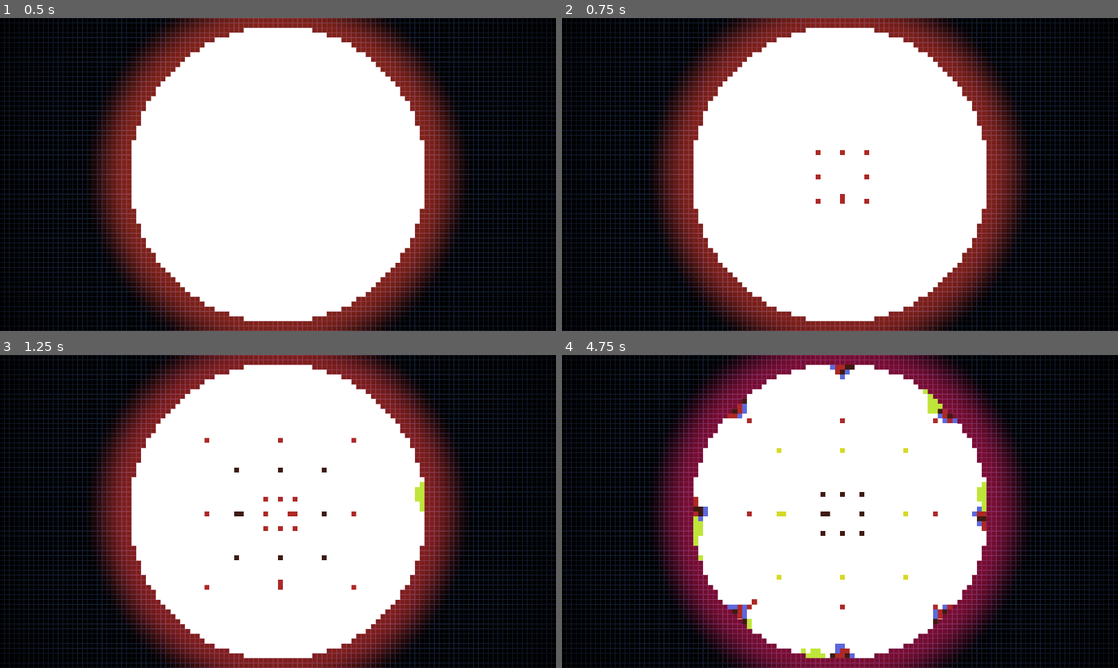
Above: before the commit, frames 1-4 (two rows, left to right).
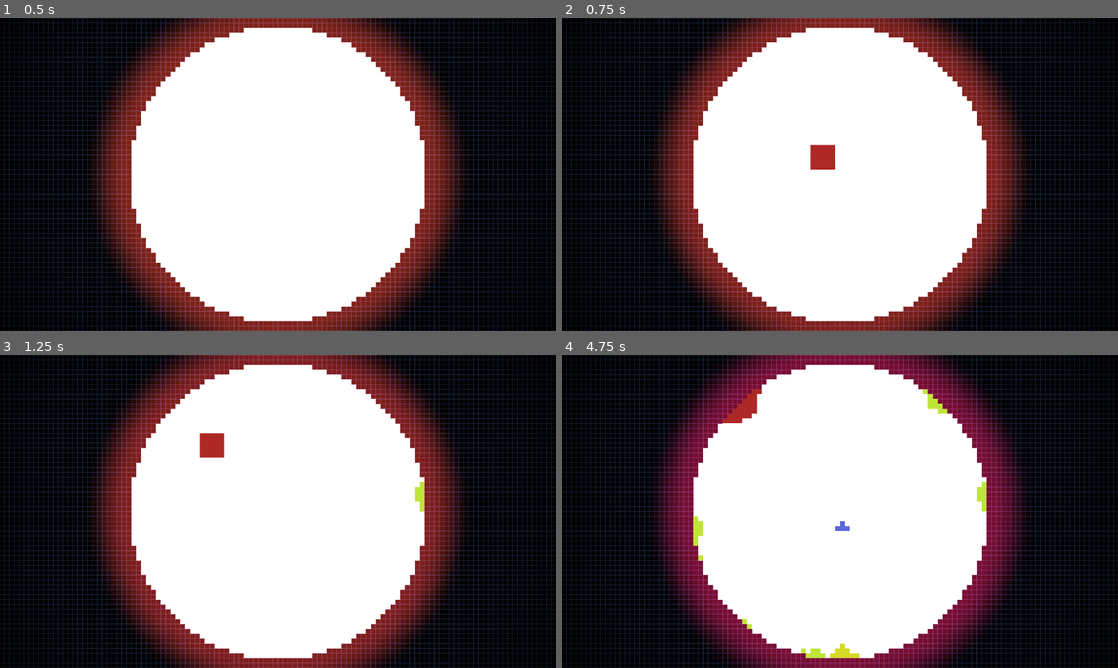
Above: after the commit, the same moments.

Repository: Masupell/sand_tetris_round
Game: Godot game, scene res://scenes/World.tscn
Two runs of this game, one before a commit and one after it. Both use one fixed random seed, a clock stepped at 60 frames per second and the inputs below. The project has no main scene, so this scene is started directly.
Inputs (mouse positions are in pixels of both pictures, inside the frame that each line leads up to):
- Up to frame 1 (0.5 s): no input
- Up to frame 2 (0.75 s): tap Enter (ui_accept) at 0.5 s; move the mouse to (962, 158) at 0.52 s; hold Right (clockwise, bound only after the commit) from 0.53 s (still down); click (962, 158) at 0.67 s
- Up to frame 3 (1.25 s): keep holding Right (clockwise, bound only after the commit); tap Enter (ui_accept) at 0.77, 1.07 s; tap Left (counter_clockwise, bound only after the commit) at 0.8 s
- Up to frame 4 (4.75 s): move the mouse to (728, 527) at 1.27 s; release Right (clockwise, bound only after the commit) at 1.28 s; tap Left (counter_clockwise, bound only after the commit) at 1.35, 3.05 s; click (728, 527) at 1.42 s; tap Enter (ui_accept) at 1.52, 1.55, 1.82, 2.1, 3.02, 3.32, 3.77, 3.8, 4.07, 4.52 s; move the mouse to (895, 442) at 2.02 s; hold Right (clockwise, bound only after the commit) 2.03-2.78 s; click (895, 442) at 2.17 s; move the mouse to (812, 574) at 2.77 s; tap Right (clockwise, bound only after the commit) at 2.85, 4.35 s; click (812, 574) at 2.92 s; move the mouse to (1006, 558) at 3.52 s; hold Left (counter_clockwise, bound only after the commit) 3.53-4.28 s; click (1006, 558) at 3.67 s; move the mouse to (673, 464) at 4.27 s; click (673, 464) at 4.42 s

Frame 1 is identical in both runs. In frame 2, 0.5% of the frame differs, in the area x 44-56%, y 40-60%; in frame 3, 0.7%; in frame 4, 1.7%, in the area x 23-77%, y 3-97%.

Commit message:
Tetris-blocks

Diff:
--- a/Code/grid.gd
+++ b/Code/grid.gd
@@ -21,6 +21,27 @@
 var circle_check_timer: float = 0.0
 var interval: float = 0.05
 var circle_time: float = 0.25
+
+
+var tetris_pieces: Array = []
+var anchor: Vector2i
+var piece_active: bool = false
+var tetris_color: Color
+
+#enum SHAPES {STRAIGHT, SQUARE, LSHAPE, TSHAPE, DIAGONAL}
+var TETRIS_SHAPES = { # A lot of manual values, but works for now and need 0,0 as rotation and anchor point
+	straight = [Vector2i(-2,0), Vector2i(-1,0), Vector2i(0,0), Vector2i(1,0), Vector2i(2, 0)],
+	square = [
+			Vector2i(-2,-2), Vector2i(-1,-2), Vector2i(0,-2), Vector2i(1,-2), Vector2i(2,-2),
+			Vector2i(-2,-1), Vector2i(-1,-1), Vector2i(0,-1), Vector2i(1,-1), Vector2i(2,-1),
+			Vector2i(-2,0), Vector2i(-1,0), Vector2i(0,0), Vector2i(1,0), Vector2i(2,0),
+			Vector2i(-2,1), Vector2i(-1,1), Vector2i(0,1), Vector2i(1,1), Vector2i(2,1),
+			Vector2i(-2,2), Vector2i(-1,2), Vector2i(0,2), Vector2i(1,2), Vector2i(2,2)],
+	l_shape =  [Vector2i(0,-2), Vector2i(0,-1), Vector2i(0,0), Vector2i(1,0), Vector2i(2,0)],
+	t_shape =  [Vector2i(-1,0), Vector2i(0,0), Vector2i(1,0), Vector2i(0,-1)],
+	diagonal =  [Vector2i(-2,-2), Vector2i(-1,-1), Vector2i(0,0), Vector2i(1,1), Vector2i(2,2)]
+}
+
 
 enum ColorChoice {GREEN, BLUE, RED, BROWN, YELLOW} # Maybe for later, probably gonna remove it
 var colors = [
@@ -31,7 +52,7 @@
 	Color(0.839, 0.851, 0.145, 1.0)
 ]
 
-enum CellType { EMPTY, SAND, WATER, WALL, BARRIER}
+enum CellType { EMPTY, SAND, TETRIS, WATER, WALL, BARRIER}
 
 class Cell:
 	var type: int = CellType.EMPTY
@@ -64,6 +85,8 @@
 	circle_check_timer += delta
 	if time_passed >= interval:
 		update_sand()
+		if piece_active:
+			move_down()
 		time_passed = 0.0
 	if circle_check_timer >= circle_time:
 		check_full_circle()
@@ -102,7 +125,7 @@
 			#draw_rect(outer_rect, Color(1.0, 1.0, 1.0, 0.5))
 			#draw_rect(inner_rect, Color(1.0, 0.0, 0.0, 0.5))
 			match box.type:
-				CellType.SAND: # Only Sand for now, but still match, so I just have to add water, etc later
+				CellType.SAND, CellType.TETRIS: # Only Sand for now, but still match, so I just have to add water, etc later
 					@warning_ignore("integer_division")
 					var gap_x = (1280-width*size)/2
 					@warning_ignore("integer_division")
@@ -142,7 +165,14 @@
 								sand_cells.append(idx)
 								sand_map[idx] = sand_cells.size()-1
 	if event.is_action_released("ui_accept"):
-		spawn_sand()
+		#spawn_sand()
+		spawn_tetris()
+
+	if piece_active:
+		if event.is_action_pressed("clockwise"):
+			move_tetris(PI/height)
+		elif event.is_action_pressed("counter_clockwise"):
+			move_tetris(-PI/height)
 
 func spawn_sand(): #Spawns a single sand-block in the center
 	var color = colors.pick_random()
@@ -333,3 +363,64 @@
 
 	sand_cells.pop_back()
 	sand_map.erase(idx)
+
+
+
+func spawn_tetris():
+	if piece_active:
+		return
+	tetris_pieces.clear()
+
+	var shapes = TETRIS_SHAPES.values()
+	var random_shape = shapes[randi()%shapes.size()]
+	tetris_pieces = random_shape.duplicate()
+
+	anchor = center
+	tetris_color = colors.pick_random()
+
+	for i in tetris_pieces.size():
+		tetris_pieces[i] += anchor
+		var idx = tetris_pieces[i].y * width + tetris_pieces[i].x
+		grid[idx].type = CellType.TETRIS
+		grid[idx].color = tetris_color
+	piece_active = true
+
+
+func move_tetris(angle: float):
+	pass
+
+func move_down():
+	var dir = (Vector2(anchor) - center).normalized()
+	if anchor == Vector2i(center):
+		var angle = randf_range(0, TAU)
+		dir = Vector2(cos(angle), sin(angle))
+	var offset = Vector2i(dir.round())
+	var new_positions = []
+	for pos in tetris_pieces:
+		new_positions.append(pos+offset)
+	for pos in new_positions:
+		var idx = pos.y * width + pos.x
+		if grid[idx].type != CellType.EMPTY and grid[idx].type != CellType.TETRIS:
+			to_sand()
+			return
+	for pos in tetris_pieces:
+		var idx = pos.y * width + pos.x
+		grid[idx].type = CellType.EMPTY
+	tetris_pieces = new_positions
+	for pos in tetris_pieces:
+		var idx = pos.y * width + pos.x
+		grid[idx].type = CellType.TETRIS
+		grid[idx].color = tetris_color
+	anchor += offset
+
+
+func to_sand():
+	for pos in tetris_pieces:
+		var idx = pos.y * width + pos.x
+		grid[idx].type = CellType.SAND
+		sand_cells.append(idx)
+		sand_map[idx] = sand_cells.size()-1
+	tetris_pieces.clear()
+	piece_active = false
+
+var test = {one = 0, hello = 23}
--- a/Code/world.gd
+++ b/Code/world.gd
@@ -4,7 +4,7 @@
 @export var pixels = 64
 
 func _ready() -> void:
-	print("First")
+	randomize()
 	$Grid.height = pixels
 	$Grid.width = pixels
 	$Grid.setup()
--- a/project.godot
+++ b/project.godot
@@ -20,3 +20,18 @@
 window/size/viewport_height=720
 window/stretch/mode="viewport"
 window/stretch/aspect="expand"
+
+[input]
+
+clockwise={
+"deadzone": 0.2,
+"events": [Object(InputEventKey,"resource_local_to_scene":false,"resource_name":"","device":-1,"window_id":0,"alt_pressed":false,"shift_pressed":false,"ctrl_pressed":false,"meta_pressed":false,"pressed":false,"keycode":0,"physical_keycode":4194321,"key_label":0,"unicode":0,"location":0,"echo":false,"script":null)
+, Object(InputEventKey,"resource_local_to_scene":false,"resource_name":"","device":-1,"window_id":0,"alt_pressed":false,"shift_pressed":false,"ctrl_pressed":false,"meta_pressed":false,"pressed":false,"keycode":0,"physical_keycode":68,"key_label":0,"unicode":100,"location":0,"echo":false,"script":null)
+]
+}
+counter_clockwise={
+"deadzone": 0.2,
+"events": [Object(InputEventKey,"resource_local_to_scene":false,"resource_name":"","device":-1,"window_id":0,"alt_pressed":false,"shift_pressed":false,"ctrl_pressed":false,"meta_pressed":false,"pressed":false,"keycode":0,"physical_keycode":4194319,"key_label":0,"unicode":0,"location":0,"echo":false,"script":null)
+, Object(InputEventKey,"resource_local_to_scene":false,"resource_name":"","device":-1,"window_id":0,"alt_pressed":false,"shift_pressed":false,"ctrl_pressed":false,"meta_pressed":false,"pressed":false,"keycode":0,"physical_keycode":65,"key_label":0,"unicode":97,"location":0,"echo":false,"script":null)
+]
+}
